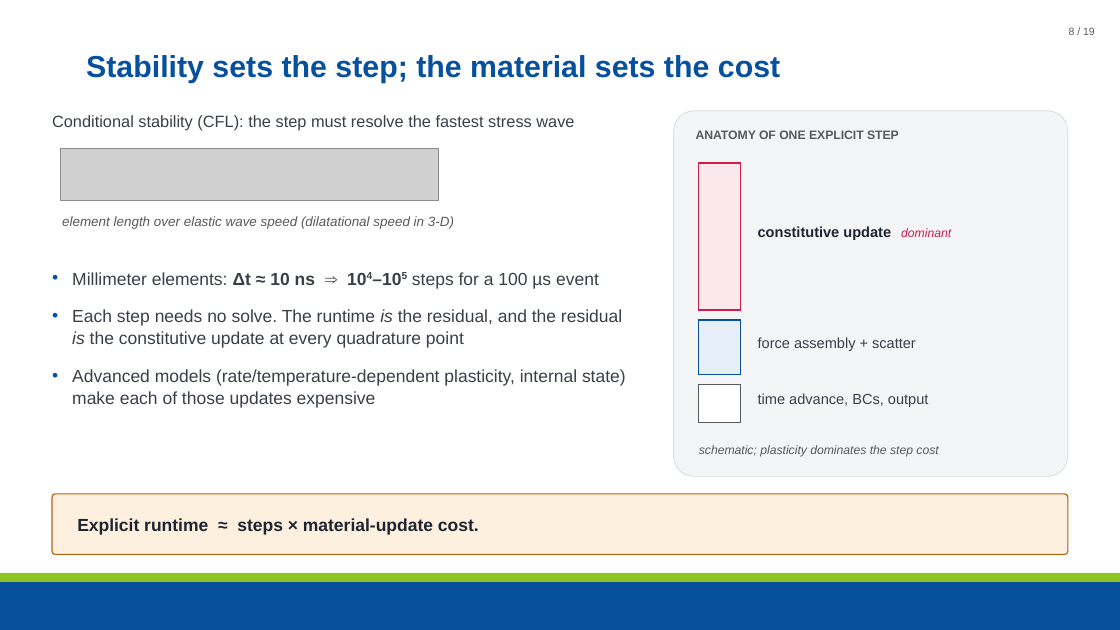
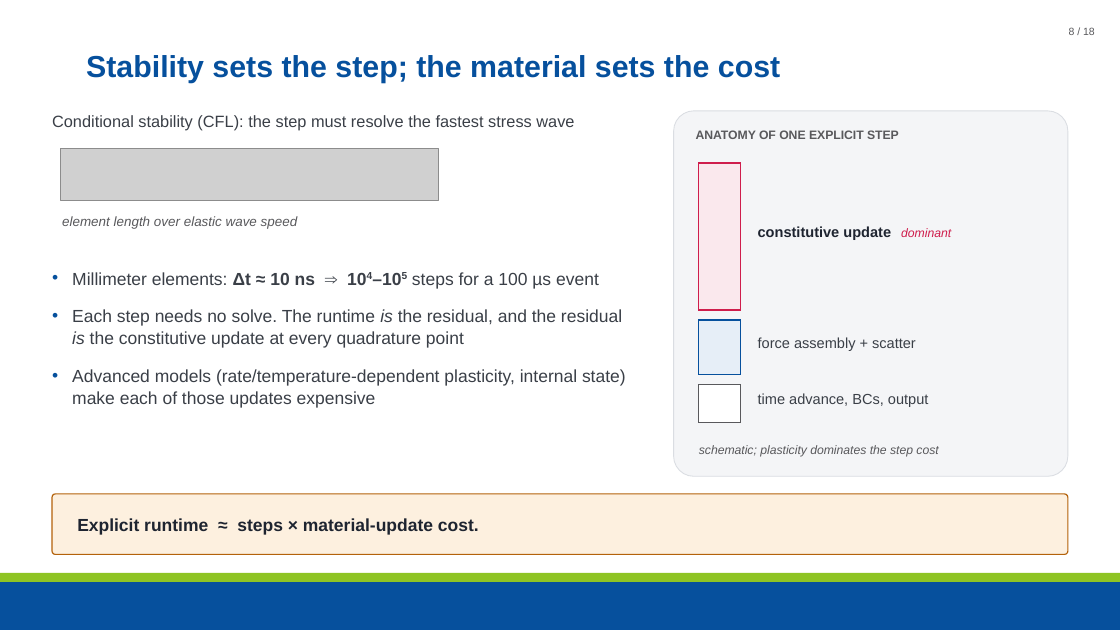
Before and after one commit to maxnezdyur/marlin, a slide deck: slide 8 of examples/impact/slide_assets/WCCM_NEML2_explicit_dynamics_v2.pptx. Drawn at 1120x630 pixels with LibreOffice and Linux fonts; fonts in the diff are those of the drawing; grey boxes stand for pictures; background and template pictures are left out. Boxes give left, top, right and bottom in pixels: in the first picture for what was removed or moved away, otherwise in the second. Text is boxed around its words. In the diff, an @@ line names an element or a change of style, - is before the commit and + after.

```diff
--- a/examples/impact/slide_assets/WCCM_NEML2_explicit_dynamics_v2.pptx
+++ b/examples/impact/slide_assets/WCCM_NEML2_explicit_dynamics_v2.pptx
@@ text at box(62, 216, 298, 229): text changed @@
-element length over elastic wave speed (dilatational speed in 3-D)
+element length over elastic wave speed
```
Also in this commit, not shown: 16 other slides changed, 1 slide removed, 1 other file.
